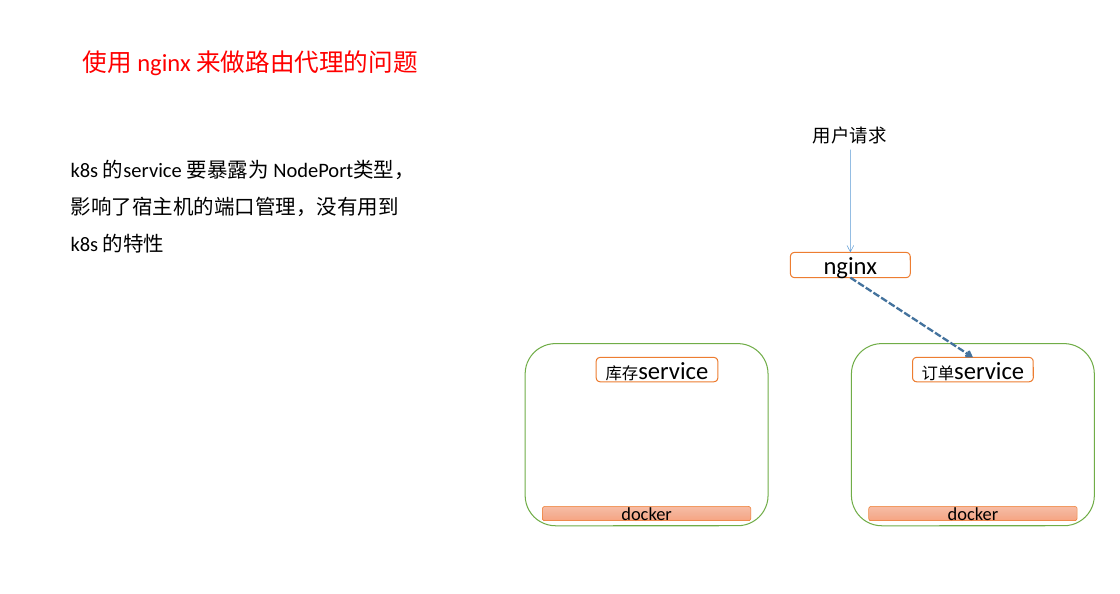
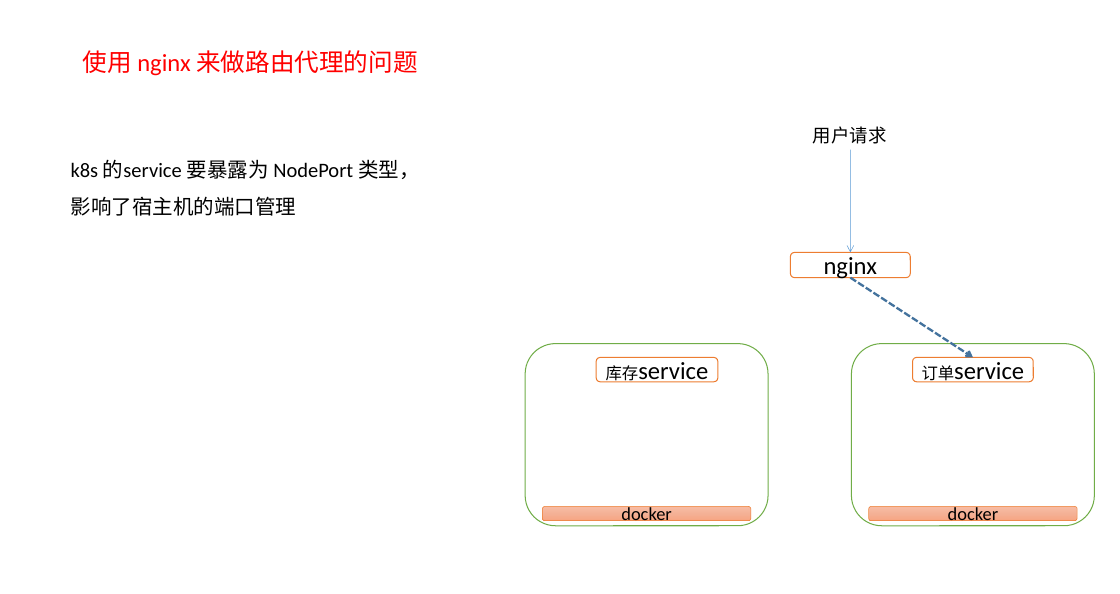
Before and after one commit to caesar-empereur/read-book, a slide deck: slide 21 of share/docker-k8s分享.pptx (slide 19 before the commit). Drawn at 1120x594 pixels with LibreOffice and Linux fonts; fonts in the diff are those of the drawing. Boxes give left, top, right and bottom in pixels: in the first picture for what was removed or moved away, otherwise in the second. Text is boxed around its words. In the diff, an @@ line names an element or a change of style, - is before the commit and + after.

```diff
--- a/share/docker-k8s分享.pptx
+++ b/share/docker-k8s分享.pptx
@@ text at (x1=71, y1=159, x2=420, y2=216): text changed @@
-k8s 的service 要暴露为 NodePort类型，影响了宿主机的端口管理，没有用到k8s 的特性
+k8s 的service 要暴露为 NodePort 类型，影响了宿主机的端口管理
```
Also in this commit, not shown: 2 other slides changed, 3 slides added, 1 slide removed.
